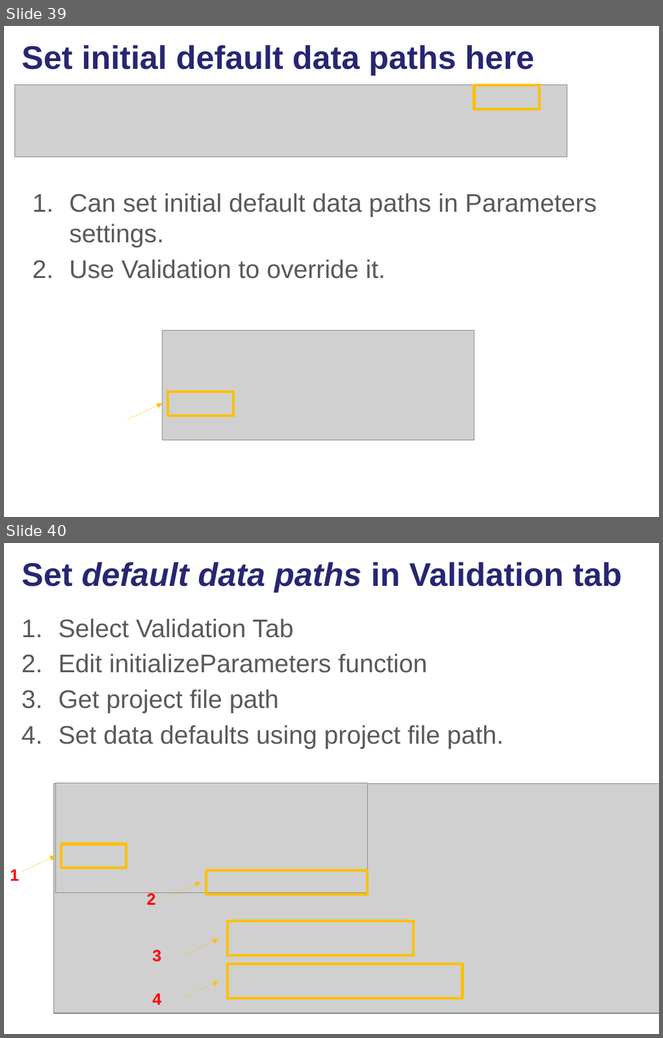
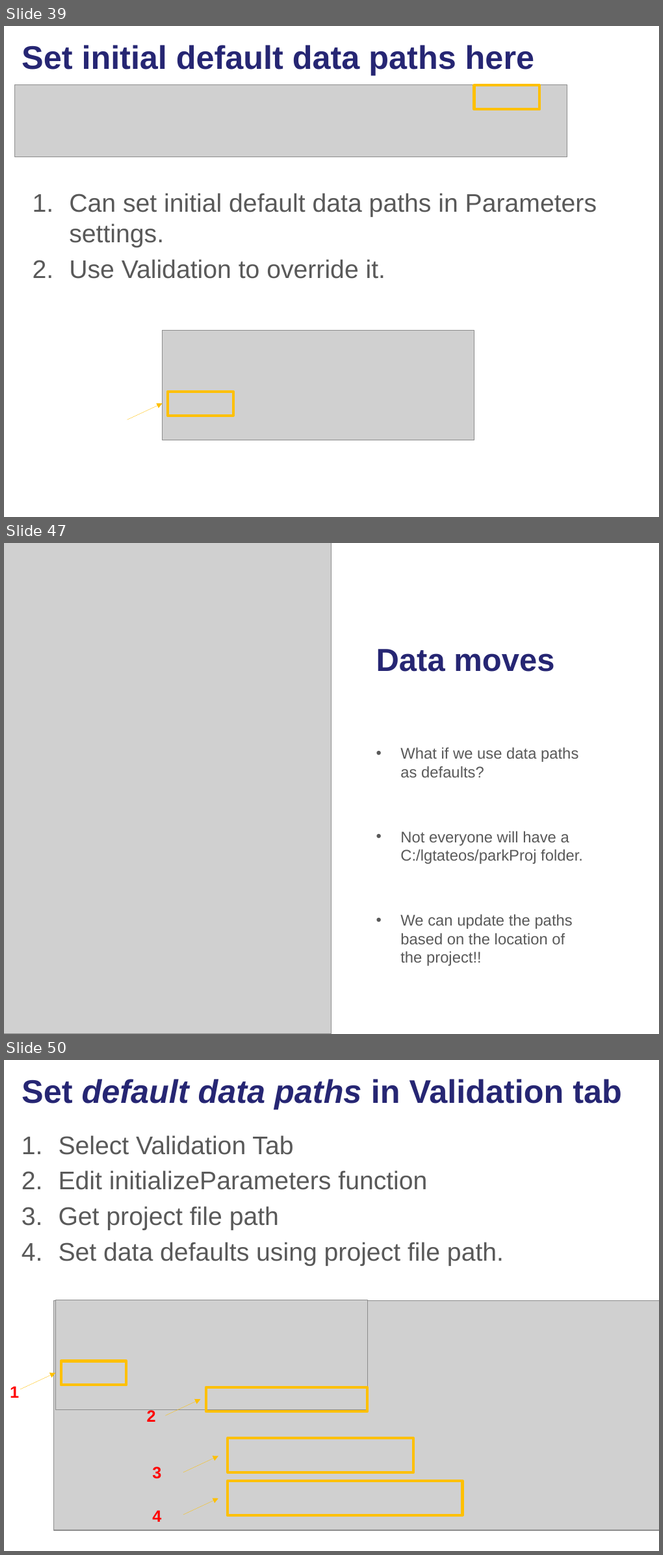
Before and after one commit to lgtateos/gis540, a slide deck: slides/scriptToolParameters.pptx. Shown one above the other, each under a label of ours: slides 39 and 40 before the commit, slides 39, 47 and 50 after it; the slides between them are not shown. The pictures are 663x1038 and 663x1555 pixels, drawn with LibreOffice and Linux fonts; fonts in the diff are those of the drawing; grey boxes stand for pictures. Boxes give left, top, right and bottom in pixels: in the first picture for what was removed or moved away, otherwise in the second. Text is boxed around its words. In the diff, an @@ line names an element or a change of style, - is before the commit and + after.

Commit message:
add more slides
More explanation of setting default values and updating parameters based on other parameters.

```diff
--- a/slides/scriptToolParameters.pptx
+++ b/slides/scriptToolParameters.pptx
@@ slide 47 added at box(4, 543, 659, 1034), background #FFFFFF @@
@@ rectangle added at box(4, 543, 617, 1034), fill #FFFFFF @@
@@ picture added at box(4, 543, 332, 1034) @@
@@ title added at box(376, 649, 555, 672), 35 pt, text #262673, bold @@
+Data moves
@@ text added at box(400, 747, 583, 966), 17 pt, text #595959 @@
+• What if we use data paths as defaults?
+• Not everyone will have a C:/lgtateos/parkProj folder.
+• We can update the paths based on the location of the project!!
@@ what was slide 40 is now slide 50 @@
```
Also in this commit, not shown: 13 other slides added.
